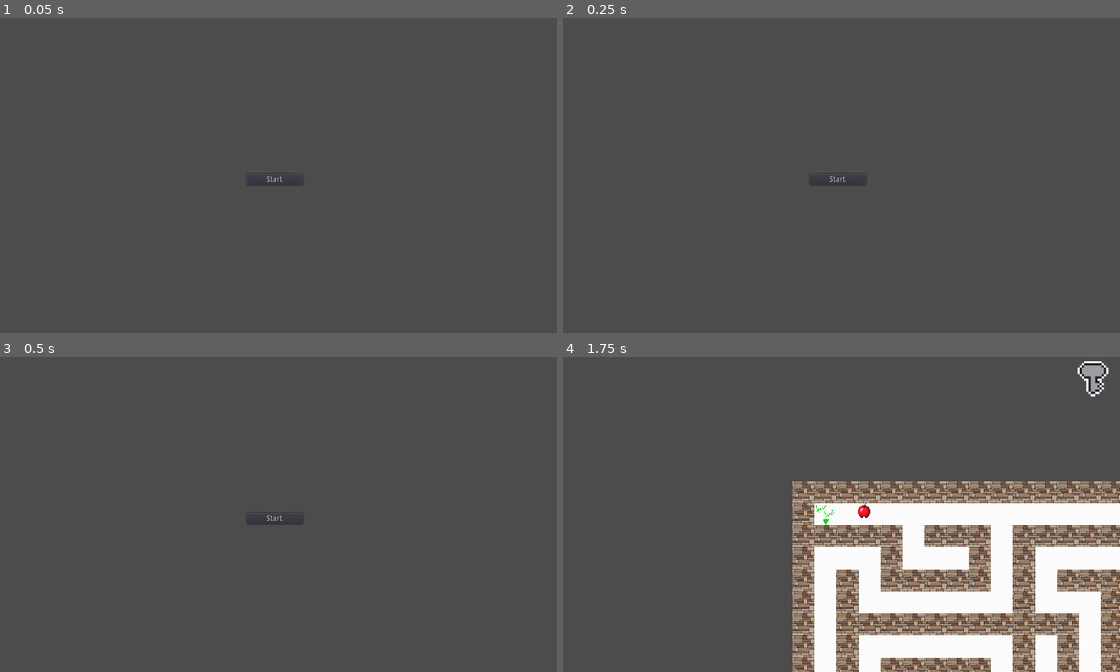
Above: before the commit, frames 1-4 (two rows, left to right).
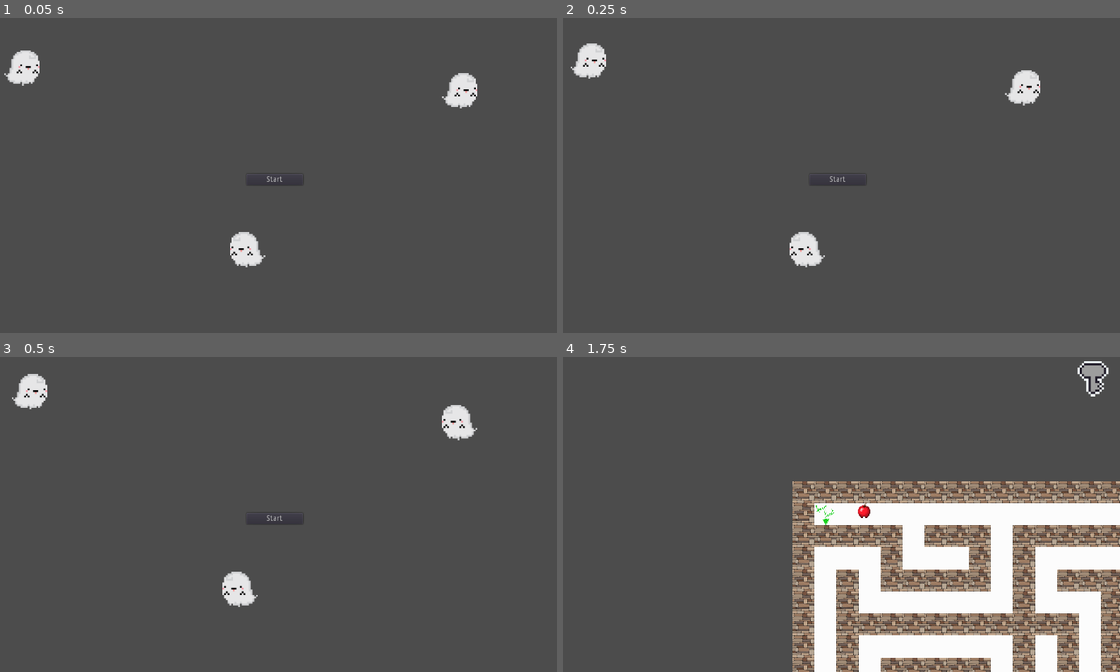
Above: after the commit, the same moments.

Repository: Fuuulkrum7/Maze_2D
Game: Godot game, scene res://Scenes/Menu.tscn
Same seed, same stepped clock (60 frames per second), same inputs: the game is played once before the commit and once after it.
Inputs (mouse positions are in pixels of both pictures, inside the frame that each line leads up to):
- Up to frame 1 (0.05 s): no input
- Up to frame 2 (0.25 s): no input
- Up to frame 3 (0.5 s): no input
- Up to frame 4 (1.75 s): click "Start" at 0.5 s; tap Enter at 1.25 s; move the mouse to (964, 498) at 1.27 s; hold Right (ui_right) from 1.28 s (still down); click (964, 498) at 1.42 s; tap Up (ui_up) at 1.52 s

The runs differ from the first frame. In frame 1, 1.5% of the frame differs, in the area x 0-86%, y 10-80%; in frame 2, 1.5%, in the area x 1-86%, y 8-80%; in frame 3, 1.5%; in frame 4, nothing differs.

Commit message:
Добавил призраков в меню :)

Diff:
--- a/Scenes/Main_UI.tscn
+++ b/Scenes/Main_UI.tscn
@@ -6,6 +6,10 @@
 
 [sub_resource type="DynamicFont" id=1]
 size = 30
+font_data = ExtResource( 1 )
+
+[sub_resource type="DynamicFont" id=2]
+size = 26
 font_data = ExtResource( 1 )
 
 [node name="Main_UI" type="Control"]
@@ -68,7 +72,22 @@
 anchor_bottom = 0.55
 text = "Exit"
 
+[node name="Win_Text" type="Label" parent="."]
+visible = false
+margin_left = 447.396
+margin_top = 273.724
+margin_right = 570.396
+margin_bottom = 303.724
+custom_fonts/font = SubResource( 2 )
+custom_colors/font_color = Color( 0.0784314, 1, 0, 1 )
+text = "You won?"
+
+[node name="Finish_Timer" type="Timer" parent="."]
+wait_time = 3.0
+one_shot = true
+
 [connection signal="timeout" from="One_Second" to="." method="_on_One_Second_timeout"]
 [connection signal="pressed" from="Continue" to="." method="Continue"]
 [connection signal="pressed" from="Restart" to="." method="_on_Restart_pressed"]
 [connection signal="pressed" from="Exit" to="." method="_on_Exit_pressed"]
+[connection signal="timeout" from="Finish_Timer" to="." method="_on_Finish_Timer_timeout"]
--- a/Scenes/Menu.tscn
+++ b/Scenes/Menu.tscn
@@ -1,8 +1,12 @@
-[gd_scene load_steps=2 format=2]
+[gd_scene load_steps=5 format=2]
 
-[ext_resource path="res://Scenes/Menu.gd" type="Script" id=1]
+[ext_resource path="res://Scripts/Menu.gd" type="Script" id=1]
+[ext_resource path="res://Sprites/Ghost1.png" type="Texture" id=2]
+[ext_resource path="res://Sprites/Ghost0.png" type="Texture" id=3]
+[ext_resource path="res://Scripts/Ghost_In_Menu.gd" type="Script" id=4]
 
 [node name="Menu" type="Control"]
+pause_mode = 2
 anchor_right = 1.0
 anchor_bottom = 1.0
 script = ExtResource( 1 )
@@ -11,7 +15,6 @@
 }
 
 [node name="Start" type="Button" parent="."]
-pause_mode = 2
 anchor_left = 0.45
 anchor_top = 0.5
 anchor_right = 0.55
@@ -21,4 +24,19 @@
 "_edit_use_anchors_": false
 }
 
+[node name="Ghost" type="Sprite" parent="."]
+position = Vector2( 52.3842, 98.4188 )
+texture = ExtResource( 2 )
+script = ExtResource( 4 )
+
+[node name="Ghost2" type="Sprite" parent="."]
+position = Vector2( 464.423, 426.368 )
+texture = ExtResource( 2 )
+script = ExtResource( 4 )
+
+[node name="Ghost3" type="Sprite" parent="."]
+position = Vector2( 847.319, 138.816 )
+texture = ExtResource( 3 )
+script = ExtResource( 4 )
+
 [connection signal="pressed" from="Start" to="." method="_on_Start_pressed"]
--- /dev/null
+++ b/Scripts/Ghost_In_Menu.gd
@@ -0,0 +1,60 @@
+extends Sprite
+
+
+var direction = Vector2()
+var left_img = preload("res://Sprites/Ghost0.png")
+var right_img = preload("res://Sprites/Ghost1.png")
+
+
+func Change_Texture(dir):
+	if dir.x <= 0:
+		texture = left_img
+	else:
+		texture = right_img
+
+
+func New_Dir():
+	randomize()
+	var dir = Vector2(randi() % 2 + 1,
+					  randi() % 2 + 1)
+
+	dir.x /= -2 if randi() % 2 else 2
+	dir.y /= -2 if randi() % 2 else 2
+
+	Change_Texture(dir)
+
+	return dir
+
+
+func _ready():
+	direction = New_Dir()
+
+
+func _physics_process(delta):
+	var screen = get_viewport().size
+
+	if position.x > 0 and position.x < screen.x * 0.9:
+		position.x += direction.x
+	else:
+		direction.x *= -1
+		position.x += direction.x
+
+		Change_Texture(direction)
+
+	if position.y > 0 and position.y < screen.y * 0.9:
+		position.y += direction.y
+	else:
+		direction.y *= -1
+		position.y += direction.y
+
+
+func _input(event):
+	if event is InputEventMouseButton:
+		if event.button_index == BUTTON_LEFT and event.pressed:
+			var pos = event.position
+			pos = Vector2(int((pos.x) / 128), int((pos.y) / 128))
+
+			var ghost_pos = Vector2(int(position.x / 128), int(position.y / 128))
+
+			if ghost_pos == pos:
+				direction = New_Dir()
--- a/Scripts/Main_UI.gd
+++ b/Scripts/Main_UI.gd
@@ -31,6 +31,7 @@
 		$Rest_Timer.visible = false
 
 
+# Прячет/отображает кнопки, ставит игру на паузу
 func Continue():
 	$Continue.visible = not $Continue.visible
 	get_tree().paused = not get_tree().paused
@@ -39,16 +40,31 @@
 	$Key.visible = not $Key.visible
 
 
+# Перезапуск уровня
 func _on_Restart_pressed():
+	current_time = 0
+	$Rest_Timer.visible = false
+
 	Continue()
 	$Continue.visible = false
 	emit_signal("restart")
 
 
+# Выход из игры
 func _on_Exit_pressed():
+	get_tree().paused = false
 	Global.goto_scene("res://Scenes/Menu.tscn")
 
 
+# Вызывается при финише
 func Finish():
+	$Win_Text.visible = true
+	$Finish_Timer.start()
+	get_tree().paused = true
+
+
+func _on_Finish_Timer_timeout():
+	$Win_Text.visible = false
 	Continue()
 	$Continue.visible = false
+	get_tree().paused = true
Not shown: 1 places in Scenes/Main_UI.tscn that only renumber resources
Renamed: Scenes/Menu.gd -> Scripts/Menu.gd
Not shown, changed: export_presets.cfg
